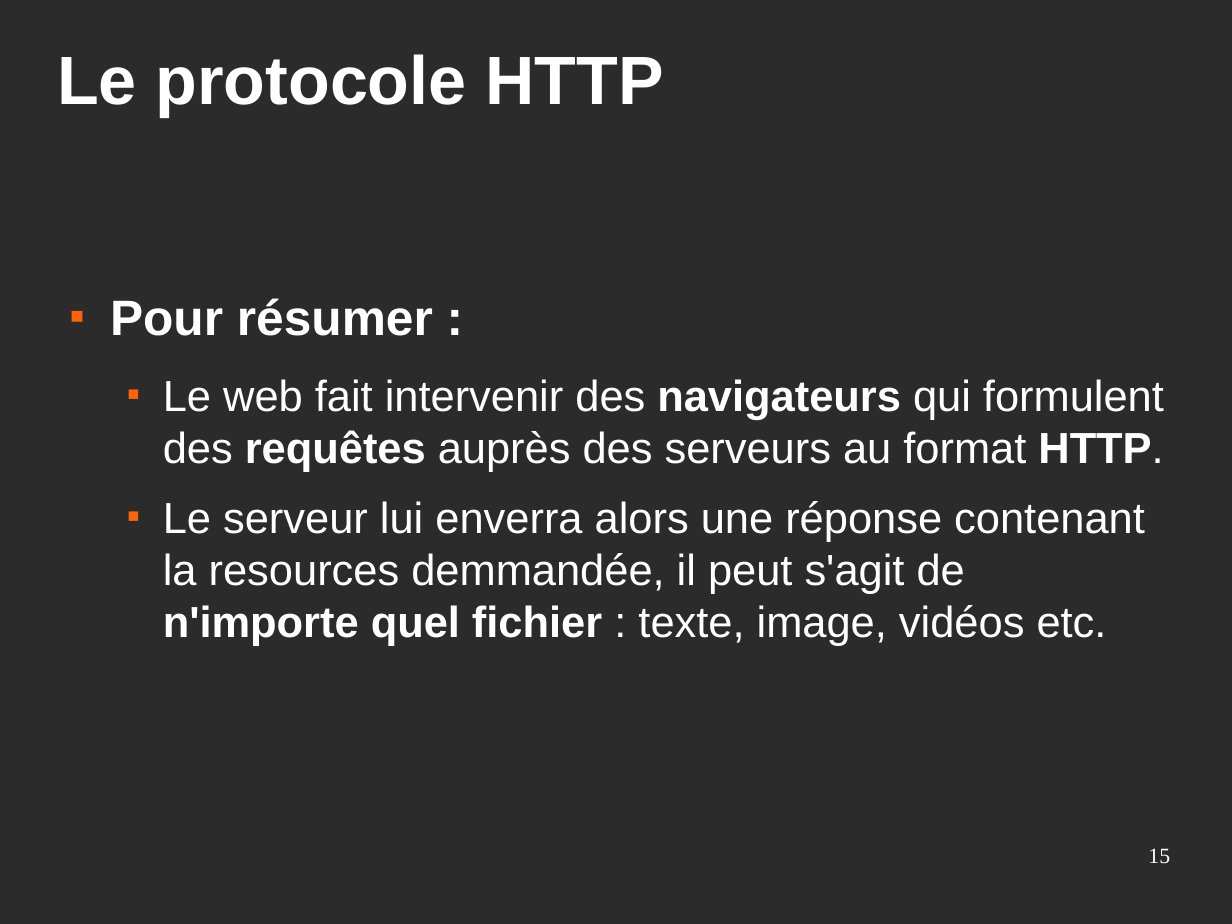
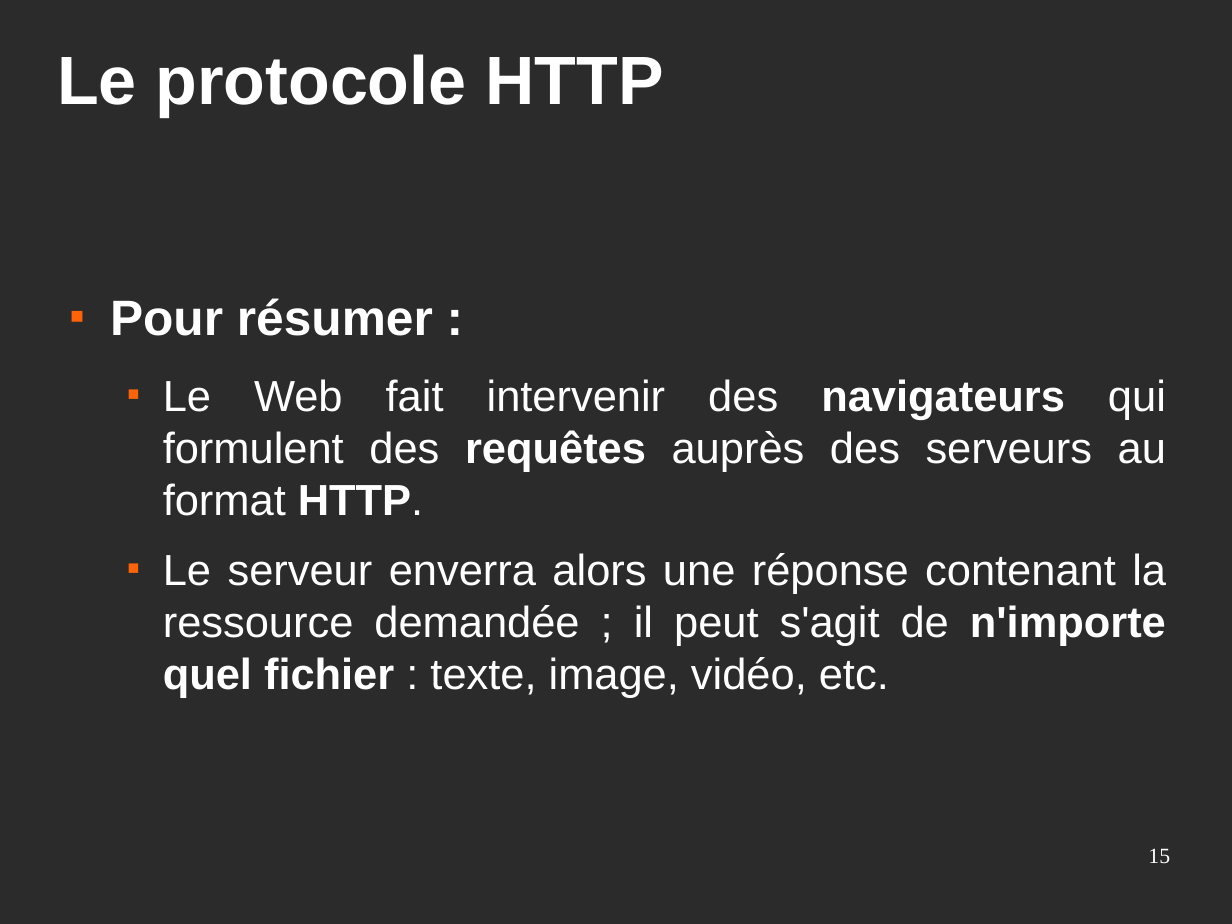
Before and after one commit to Eirbware/Formation, a slide deck: slide 15 of presentations/fondements.odp. Drawn at 1232x924 pixels with LibreOffice and Linux fonts; fonts in the diff are those of the drawing; background and template pictures are left out; a plain dark background stands for a picture behind light text. Boxes give left, top, right and bottom in pixels: in the first picture for what was removed or moved away, otherwise in the second. Text is boxed around its words. In the diff, an @@ line names an element or a change of style, - is before the commit and + after.

```diff
--- a/presentations/fondements.odp
+++ b/presentations/fondements.odp
@@ text at (x1=163, y1=379, x2=1166, y2=698): text changed @@
-  ■ Le web fait intervenir des navigateurs qui formulent des requêtes auprès des serveurs au format HTTP.
-  ■ Le serveur lui enverra alors une réponse contenant la resources demmandée, il peut s'agit de n'importe quel fichier : texte, image, vidéos etc.
+  ■ Le Web fait intervenir des navigateurs qui formulent des requêtes auprès des serveurs au format HTTP.
+  ■ Le serveur enverra alors une réponse contenant la ressource demandée ; il peut s'agit de n'importe quel fichier : texte, image, vidéo, etc.
```
Also in this commit, not shown: 21 other slides changed, 2 other files.
